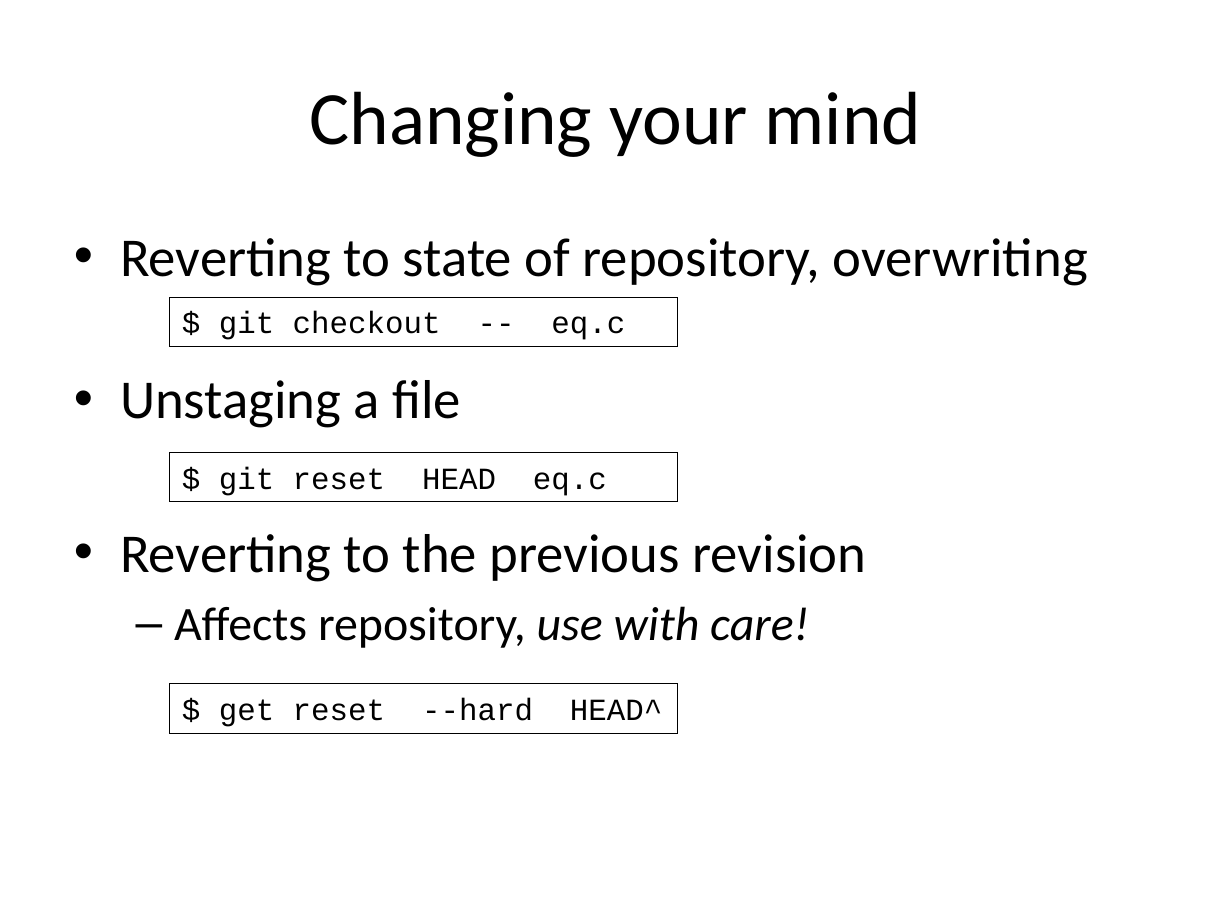
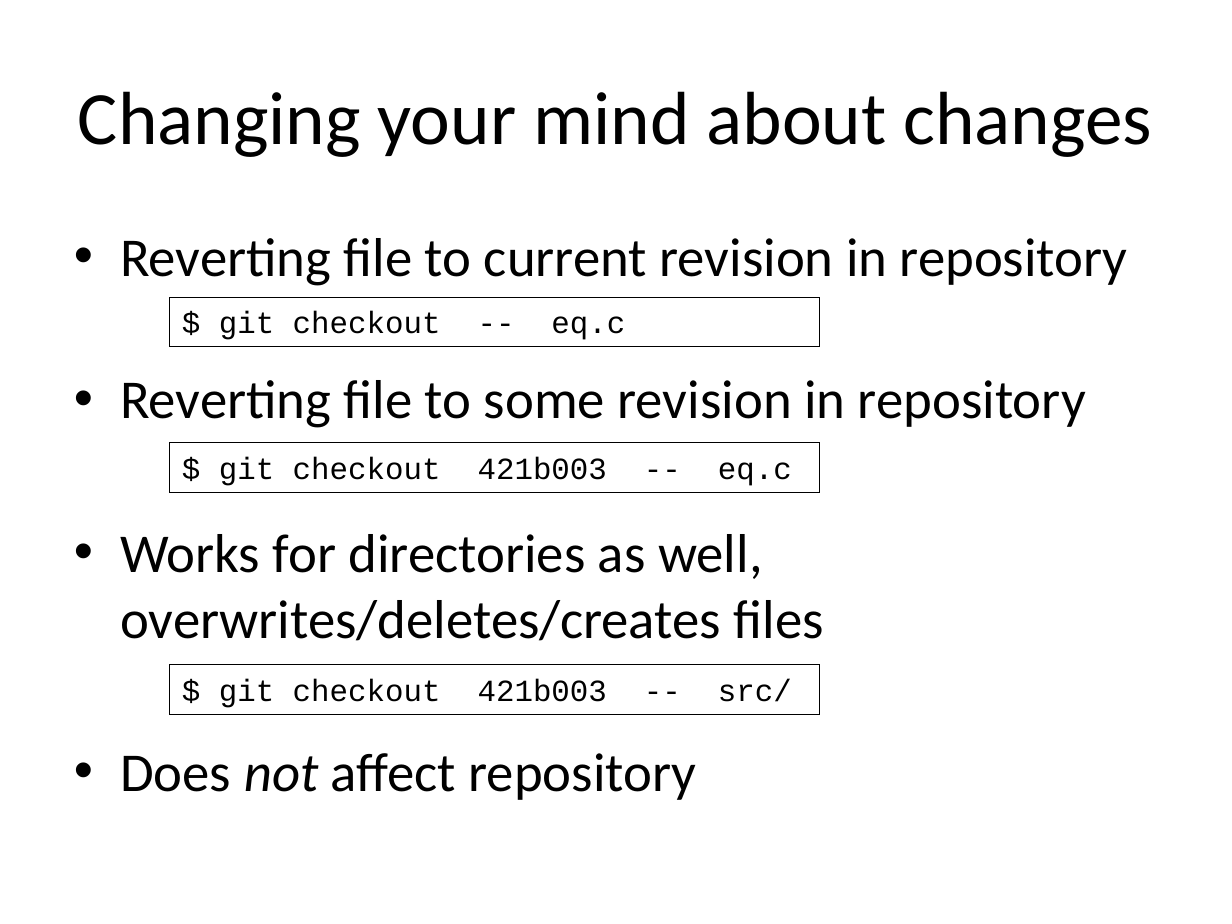
Before and after one commit to gjbex/training-material, a slide deck: slide 25 of LinuxTools/VersionControl/version_control_git.pptx (slide 23 before the commit). Drawn at 1232x924 pixels with LibreOffice and Linux fonts; fonts in the diff are those of the drawing. Boxes give left, top, right and bottom in pixels: in the first picture for what was removed or moved away, otherwise in the second. Text is boxed around its words. In the diff, an @@ line names an element or a change of style, - is before the commit and + after.

Commit message:
Added corrections/improvements

```diff
--- a/LinuxTools/VersionControl/version_control_git.pptx
+++ b/LinuxTools/VersionControl/version_control_git.pptx
@@ title at box(78, 91, 1153, 157): text changed @@
-Changing your mind
+Changing your mind about changes
@@ text at box(120, 238, 1128, 800): text changed @@
-• Reverting to state of repository, overwriting
-• Unstaging a file
-• Reverting to the previous revision
-  – Affects repository, use with care!
+• Reverting file to current revision in repository
+• Reverting file to some revision in repository
+• Works for directories as well, overwrites/deletes/creates files
+• Does not affect repository
@@ rectangle "$ git checkout -- eq.c": place and size @@
-rectangle "$ git checkout -- eq.c" at box(170, 297, 678, 346)
+rectangle "$ git checkout -- eq.c" at box(170, 297, 821, 346)
@@ rectangle "$ git checkout 421b003 -- ...": place and size @@
-rectangle "$ git checkout 421b003 -- ..." at box(170, 452, 678, 501)
+rectangle "$ git checkout 421b003 -- ..." at box(170, 442, 821, 492)
@@ text in rectangle at box(219, 457, 792, 486): text changed @@
-$ git reset HEAD eq.c
+$ git checkout 421b003 -- eq.c
@@ rectangle removed at box(170, 684, 678, 733) @@
-$ get reset --hard HEAD^
@@ rectangle added at box(170, 664, 821, 713), outline #000000 0.75 pt, 18 pt, text #000000 @@
+$ git checkout 421b003 -- src/
```
Also in this commit, not shown: 14 other slides changed, 3 slides added.
